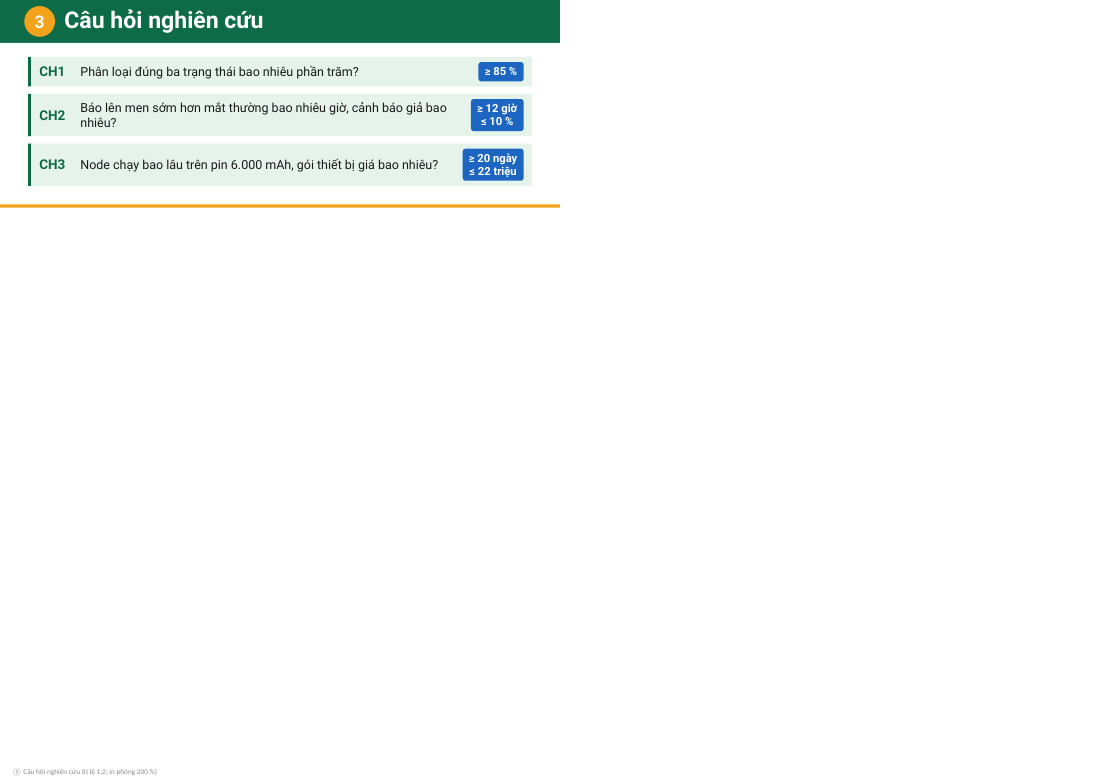
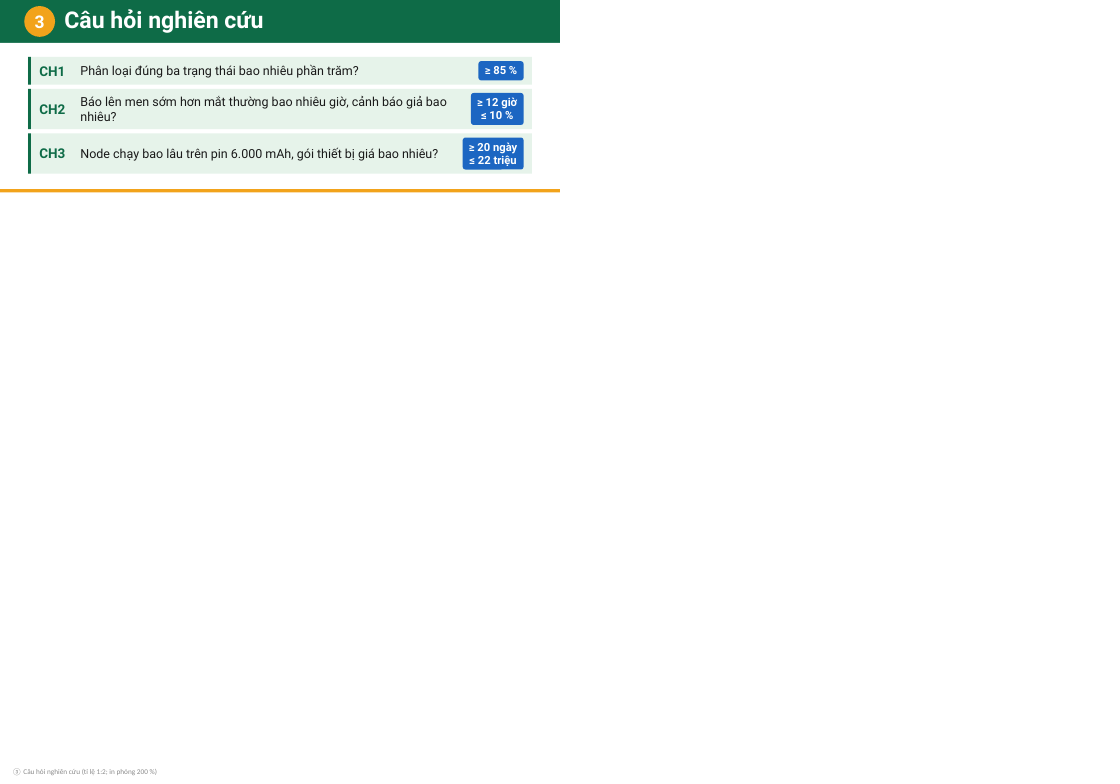
Before and after one commit to dinhmanhcvp/EdTech, a slide deck: slide 4 of docs/bao-cao-freshnose/visef/poster/pptx/poster_tung-khoi.pptx. Drawn at 1120x784 pixels with LibreOffice and Linux fonts; fonts in the diff are those of the drawing. Boxes give left, top, right and bottom in pixels: in the first picture for what was removed or moved away, otherwise in the second. Text is boxed around its words. In the diff, an @@ line names an element or a change of style, - is before the commit and + after.

```diff
--- a/docs/bao-cao-freshnose/visef/poster/pptx/poster_tung-khoi.pptx
+++ b/docs/bao-cao-freshnose/visef/poster/pptx/poster_tung-khoi.pptx
@@ rectangle: place and size @@
-rectangle at box(0, 43, 560, 208)
+rectangle at box(0, 43, 560, 193)
@@ 3 texts, 2 rectangles, 1 rounded rectangle: place and size @@
-3 texts, 2 rectangles, 1 rounded rectangle at box(28, 94, 532, 136)
+3 texts, 2 rectangles, 1 rounded rectangle at box(28, 89, 532, 129)
@@ 3 texts, 2 rectangles, 1 rounded rectangle: place and size @@
-3 texts, 2 rectangles, 1 rounded rectangle at box(28, 144, 532, 186)
+3 texts, 2 rectangles, 1 rounded rectangle at box(28, 133, 532, 174)
@@ rectangle: place and size @@
-rectangle at box(0, 204, 560, 208)
+rectangle at box(0, 189, 560, 193)
```
Also in this commit, not shown: 7 other slides changed, 46 other files.
